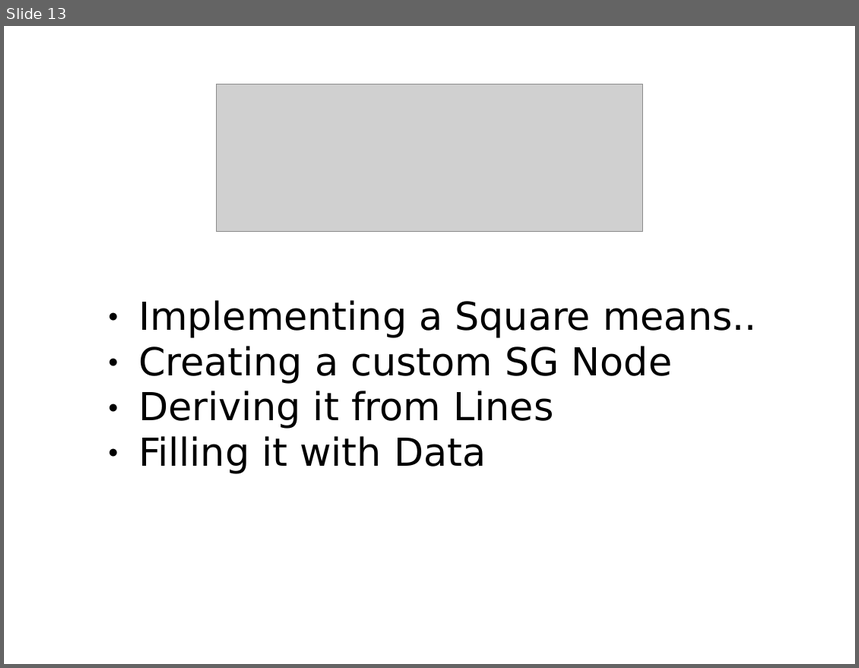
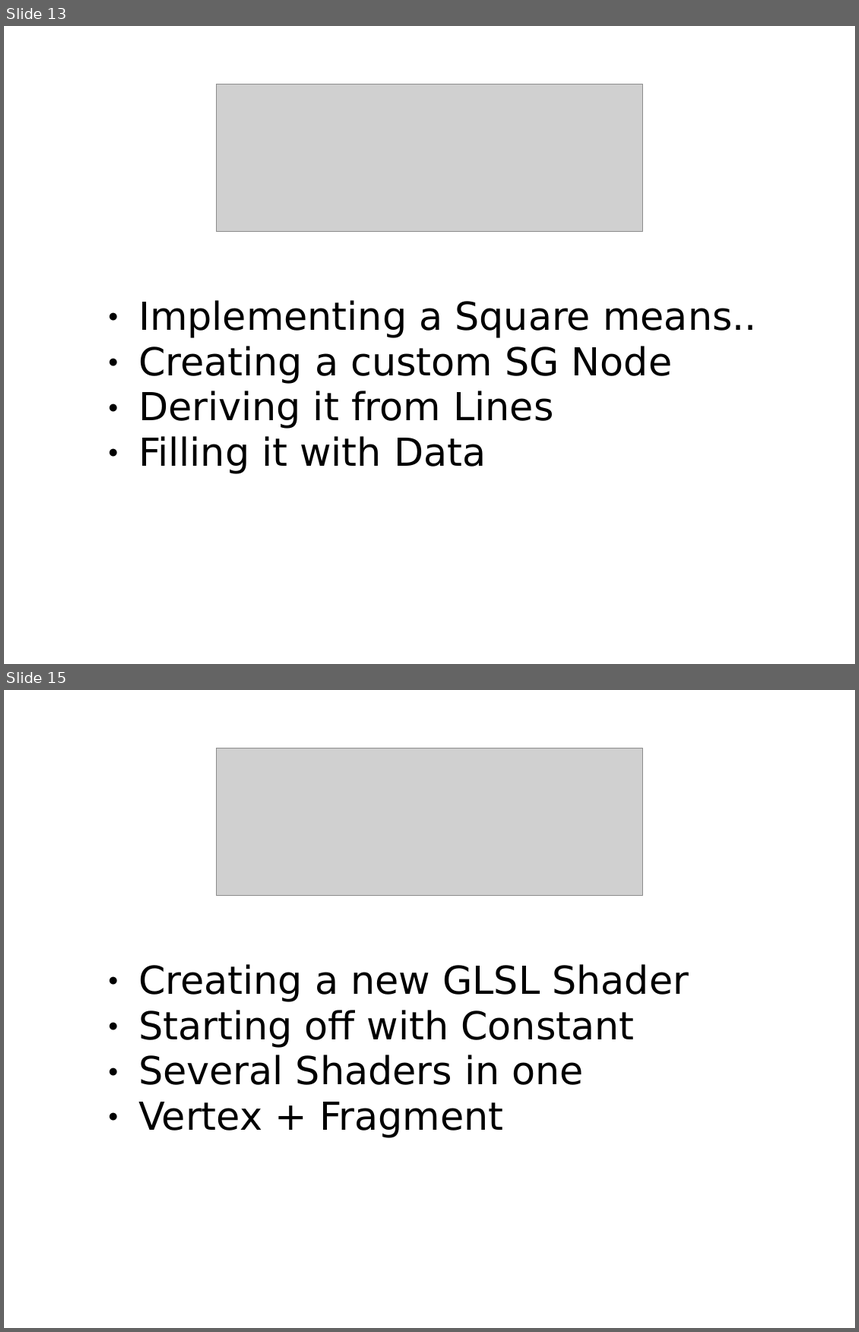
Before and after one commit to Amin4D/JSSceneGraph, a slide deck: Apps/Sample/Tutorials/Presentations/tutorials.ppt. Shown one above the other, each under a label of ours: slide 13 before the commit, slides 13 and 15 after it; the slides between them are not shown. The pictures are 859x668 and 859x1332 pixels, drawn with LibreOffice and Linux fonts; fonts in the diff are those of the drawing; grey boxes stand for pictures. Boxes give left, top, right and bottom in pixels: in the first picture for what was removed or moved away, otherwise in the second. Text is boxed around its words. In the diff, an @@ line names an element or a change of style, - is before the commit and + after.

Commit message:
New GLSL tutorials

```diff
--- a/Apps/Sample/Tutorials/Presentations/tutorials.ppt
+++ b/Apps/Sample/Tutorials/Presentations/tutorials.ppt
@@ slide 15 added at (x1=4, y1=690, x2=855, y2=1328), background #FFFFFF @@
@@ picture added at (x1=216, y1=748, x2=643, y2=895) @@
@@ text added at (x1=139, y1=964, x2=689, y2=1138), 36 pt, text #000000 @@
+● Creating a new GLSL Shader
+● Starting off with Constant
+● Several Shaders in one
+● Vertex + Fragment
```
Also in this commit, not shown: 2 other slides added, 8 other files.
